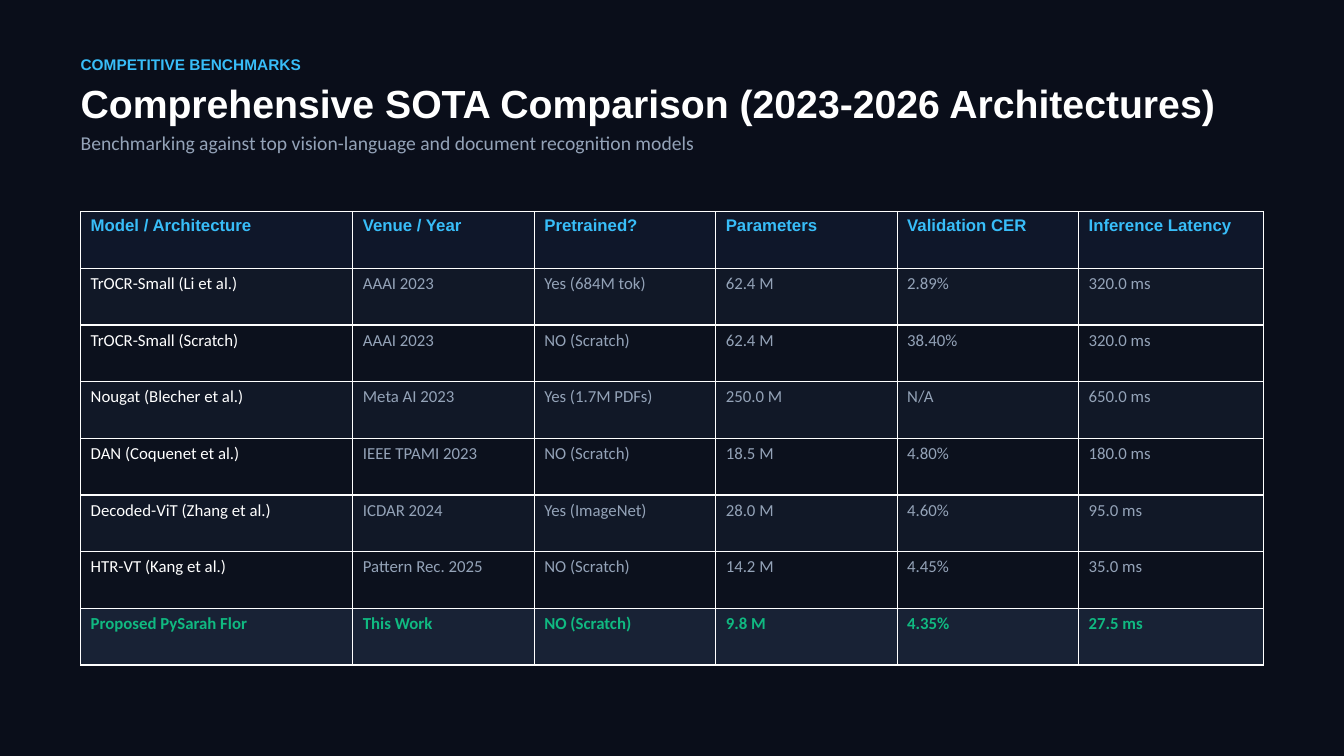
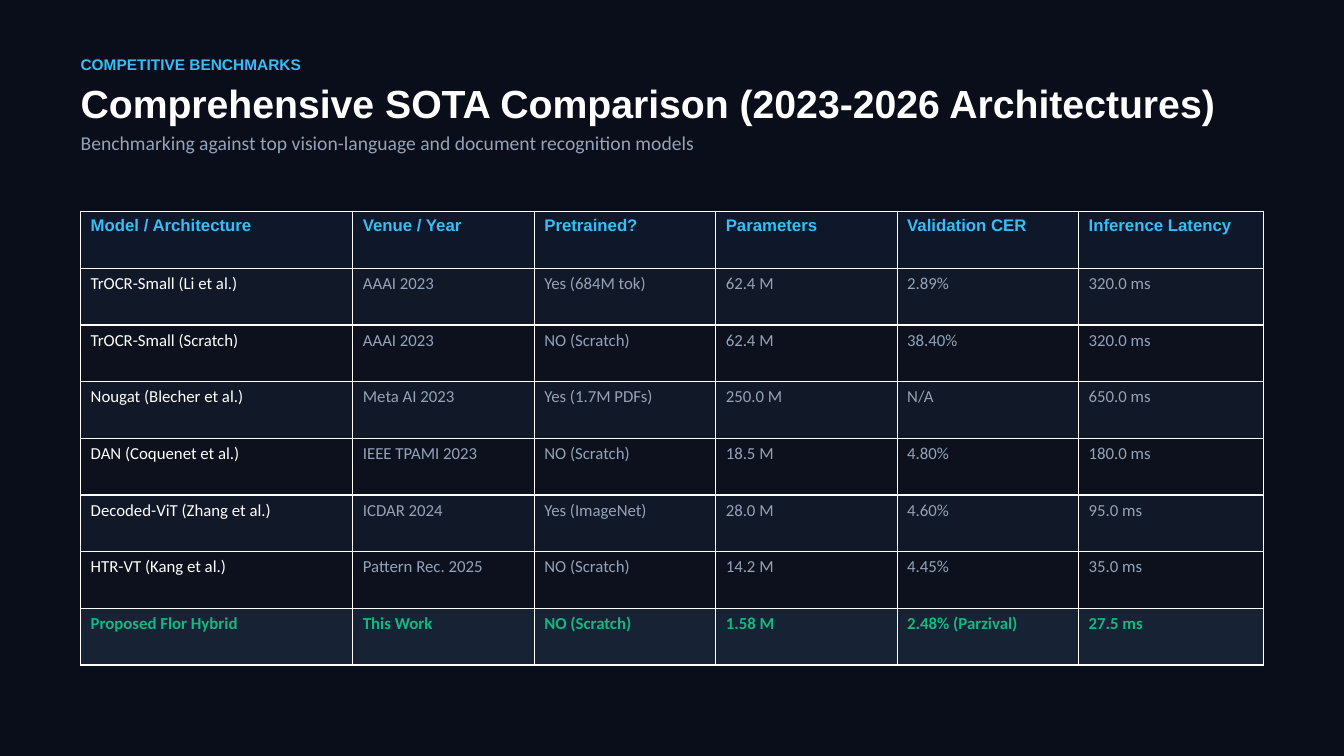
Before and after one commit to Balaji268268/HandwrittenTextRecognition, a slide deck: slide 10 of Handwritten_Text_Recognition_Final_Presentation.pptx. Drawn at 1344x756 pixels with LibreOffice and Linux fonts; fonts in the diff are those of the drawing. Boxes give left, top, right and bottom in pixels: in the first picture for what was removed or moved away, otherwise in the second. Text is boxed around its words. In the diff, an @@ line names an element or a change of style, - is before the commit and + after.

```diff
--- a/Handwritten_Text_Recognition_Final_Presentation.pptx
+++ b/Handwritten_Text_Recognition_Final_Presentation.pptx
@@ table at <box>81,212,1263,665</box> @@
-row 8: Proposed PySarah Flor | This Work | NO (Scratch) | 9.8 M | 4.35% | 27.5 ms
+row 8: Proposed Flor Hybrid | This Work | NO (Scratch) | 1.58 M | 2.48% (Parzival) | 27.5 ms
```
Also in this commit, not shown: 1 slide added, 1 slide removed, 11 other files.
